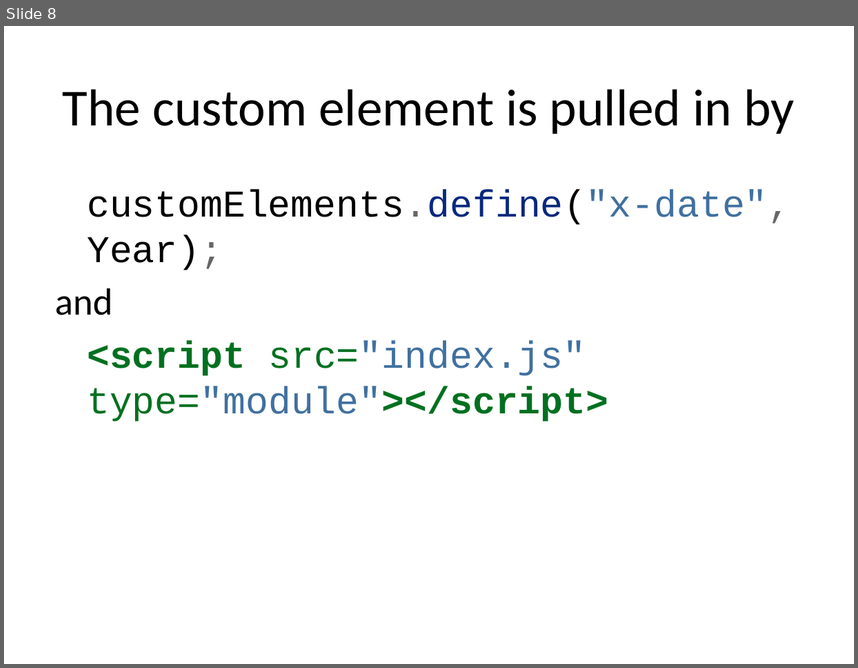
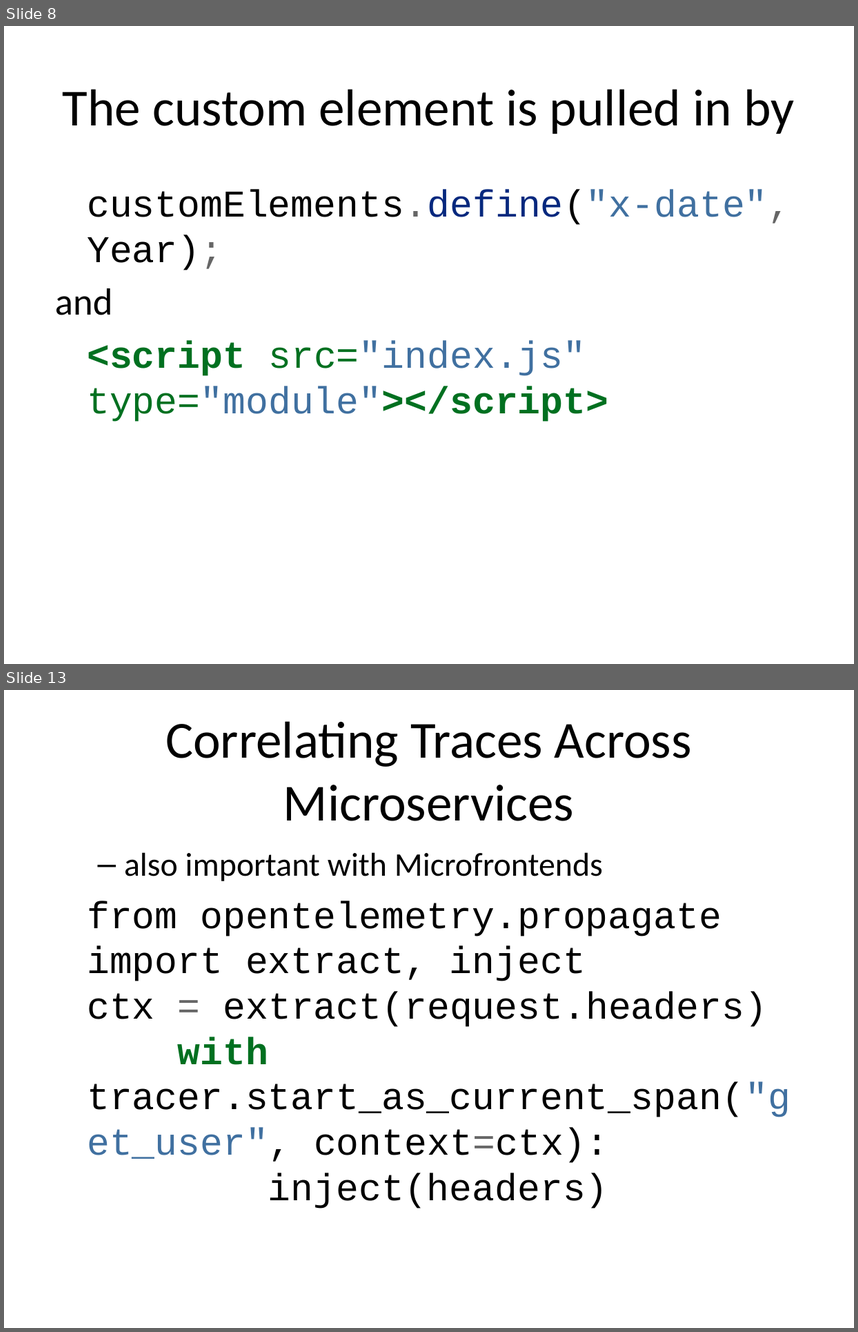
Before and after one commit to rhildred/INFO8985, a slide deck: microfrontend_instrumenting/slides.pptx. Shown one above the other, each under a label of ours: slide 8 before the commit, slides 8 and 13 after it; the slides between them are not shown. The pictures are 858x668 and 858x1332 pixels, drawn with LibreOffice and Linux fonts; fonts in the diff are those of the drawing. Boxes give left, top, right and bottom in pixels: in the first picture for what was removed or moved away, otherwise in the second. Text is boxed around its words. In the diff, an @@ line names an element or a change of style, - is before the commit and + after.

```diff
--- a/microfrontend_instrumenting/slides.pptx
+++ b/microfrontend_instrumenting/slides.pptx
@@ slide 13 added at (4,690,854,1328), background #FFFFFF @@
@@ title added at (165,721,692,821), 44 pt, text #000000 @@
+Correlating Traces Across Microservices
@@ text added at (87,852,791,1208), 32 pt, text #000000 @@
+  – also important with Microfrontends
+from opentelemetry.propagate import extract, inject
+ctx = extract(request.headers)
+with tracer.start_as_current_span("get_user", context=ctx):
+inject(headers)
```
Also in this commit, not shown: 5 other slides added, 11 other files.
